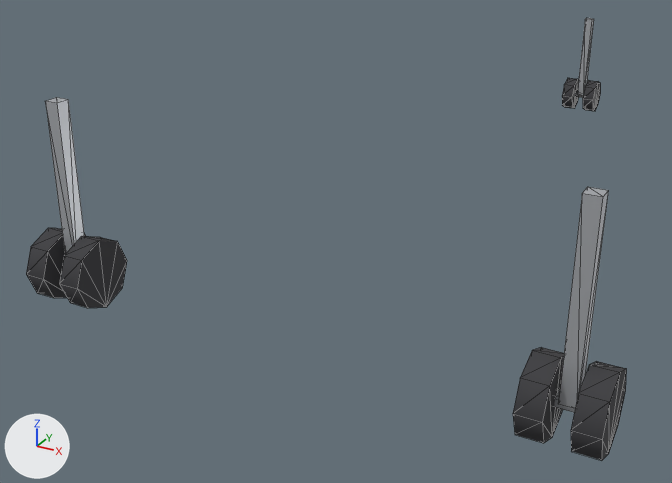
One commit to the glTF model public/models/e75l-gear.glb: the scene before it, then after it.
Before and after are seen from a 50 mm camera at (4.57, -6.91, -0.42) aimed at (-1.57, 4.24, -5.99). Arrows for +X, +Y and +Z are at lower left; the lights stay in place. The picture after the commit comes second. Mesh edges are drawn as thin lines. Where no turn or scale is listed for an object, it has been applied to the vertices. Vertices at exactly the same position are counted once.

Names of what the first picture shows: 'mainL', 'mainR', 'nose'.
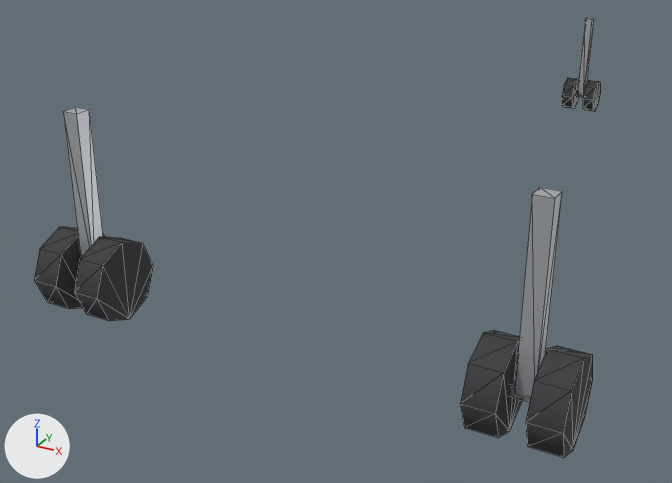
Commit message: fix(gear): the E175 on Embraer's published gear (APM-2259)

Pixel boxes [x1, y1, x2, y2] of what changed, in the pictures (672 x 483 px; the box of a moved part takes in the faces that stretch with it):
```json
{"object": "mainR", "change": "reshaped, moved", "before": [513, 187, 626, 460], "after": [460, 187, 593, 457], "on screen": "18% wider"}
{"object": "mainL", "change": "reshaped, moved", "before": [26, 97, 127, 308], "after": [34, 107, 153, 321], "on screen": "18% wider"}
{"part": 1, "of": "me_mainl", "change": "moved or reshaped", "before": [45, 97, 84, 254], "after": [63, 107, 103, 257]}
{"part": 2, "of": "me_mainl", "change": "moved or reshaped", "before": [59, 236, 127, 308], "after": [74, 237, 153, 321]}
{"part": 3, "of": "me_mainl", "change": "moved or reshaped", "before": [26, 228, 86, 298], "after": [34, 227, 105, 309]}
{"part": 4, "of": "me_mainr", "change": "moved or reshaped", "before": [558, 187, 608, 408], "after": [514, 187, 562, 398]}
{"part": 5, "of": "me_mainr", "change": "moved or reshaped", "before": [554, 389, 575, 412], "after": [511, 379, 530, 402], "on screen": "mostly hidden"}
{"part": 6, "of": "me_mainr", "change": "moved or reshaped", "before": [571, 361, 626, 460], "after": [526, 346, 593, 457]}
{"part": 7, "of": "me_mainr", "change": "moved or reshaped", "before": [513, 347, 564, 443], "after": [460, 330, 523, 438]}
```

Scene script edits in JSON lines:
```json
{"block": "me_mainl", "where": "# used by ob_mainl; location = (-2.97, 0.41, -3.12)"}
{"op": "remove", "block": "me_mainl", "code": "me_mainl.from_pydata(...)  # 52 vertices, 80 faces; spans x -0.4..0.4, y -0.43..0.43, z -2.47..0.0"}
{"op": "add", "block": "me_mainl", "code": "me_mainl.from_pydata(...)  # 52 vertices, 80 faces; spans x -0.47..0.47, y -0.49..0.49, z -2.42..0.0"}
{"block": "me_mainl", "change": "me_mainl part 1: the loose piece of 8 vertices spanning x -0.09..0.09, y -0.09..0.09, z -2.04..0.0 is scaled about the mesh origin by (1.13, 1.13, 0.952)"}
{"block": "me_mainl", "change": "me_mainl part 2: the loose piece of 18 vertices spanning x 0.13..0.4, y -0.43..0.43, z -2.47..-1.61 is scaled about its middle by (1.22, 1.13, 1.13), then moved by (0.04, 0.0, 0.1)"}
{"block": "me_mainl", "change": "me_mainl part 3: the loose piece of 18 vertices spanning x -0.4..-0.13, y -0.43..0.43, z -2.47..-1.61 is scaled about its middle by (1.22, 1.13, 1.13), then moved by (-0.04, 0.0, 0.1)"}
{"block": "me_mainl", "change": "other edits to the shape of me_mainl do not show in these pictures"}
{"block": "me_mainr", "where": "# used by ob_mainr; location = (2.97, 0.41, -3.12)"}
{"op": "remove", "block": "me_mainr", "code": "me_mainr.from_pydata(...)  # 52 vertices, 80 faces; spans x -0.4..0.4, y -0.43..0.43, z -2.47..0.0"}
{"op": "add", "block": "me_mainr", "code": "me_mainr.from_pydata(...)  # 52 vertices, 80 faces; spans x -0.47..0.47, y -0.49..0.49, z -2.42..0.0"}
{"block": "me_mainr", "change": "me_mainr part 4: the loose piece of 8 vertices spanning x -0.09..0.09, y -0.09..0.09, z -2.04..0.0 is scaled about the mesh origin by (1.13, 1.13, 0.952)"}
{"block": "me_mainr", "change": "me_mainr part 5: the loose piece of 8 vertices spanning x -0.26..0.26, y -0.06..0.06, z -2.1..-1.98 is scaled about its middle by (1.16, 1.13, 1.13), then moved by (0.0, 0.0, 0.1)"}
{"block": "me_mainr", "change": "me_mainr part 6: the loose piece of 18 vertices spanning x 0.13..0.4, y -0.43..0.43, z -2.47..-1.61 is scaled about its middle by (1.22, 1.13, 1.13), then moved by (0.04, 0.0, 0.1)"}
{"block": "me_mainr", "change": "me_mainr part 7: the loose piece of 18 vertices spanning x -0.4..-0.13, y -0.43..0.43, z -2.47..-1.61 is scaled about its middle by (1.22, 1.13, 1.13), then moved by (-0.04, 0.0, 0.1)"}
{"op": "set", "path": "ob_mainl.location", "old": "(-2.97, 0.41, -3.12)", "new": "(-2.6, 0.31, -3.16)"}
{"op": "set", "path": "ob_mainr.location", "old": "(2.97, 0.41, -3.12)", "new": "(2.6, 0.31, -3.16)"}
```
